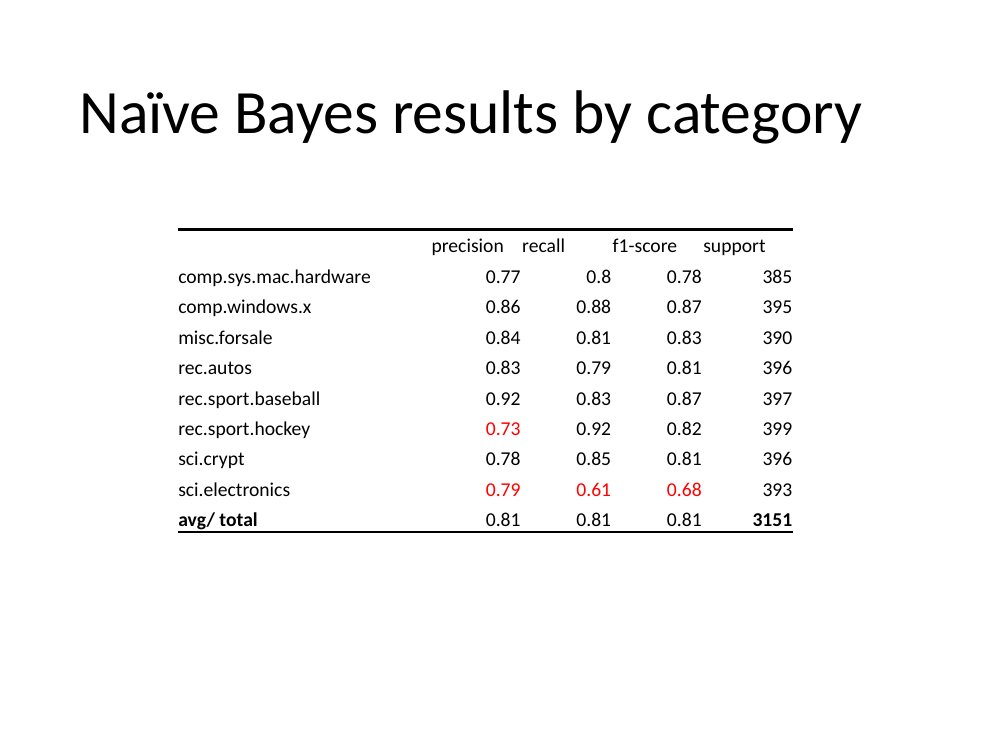
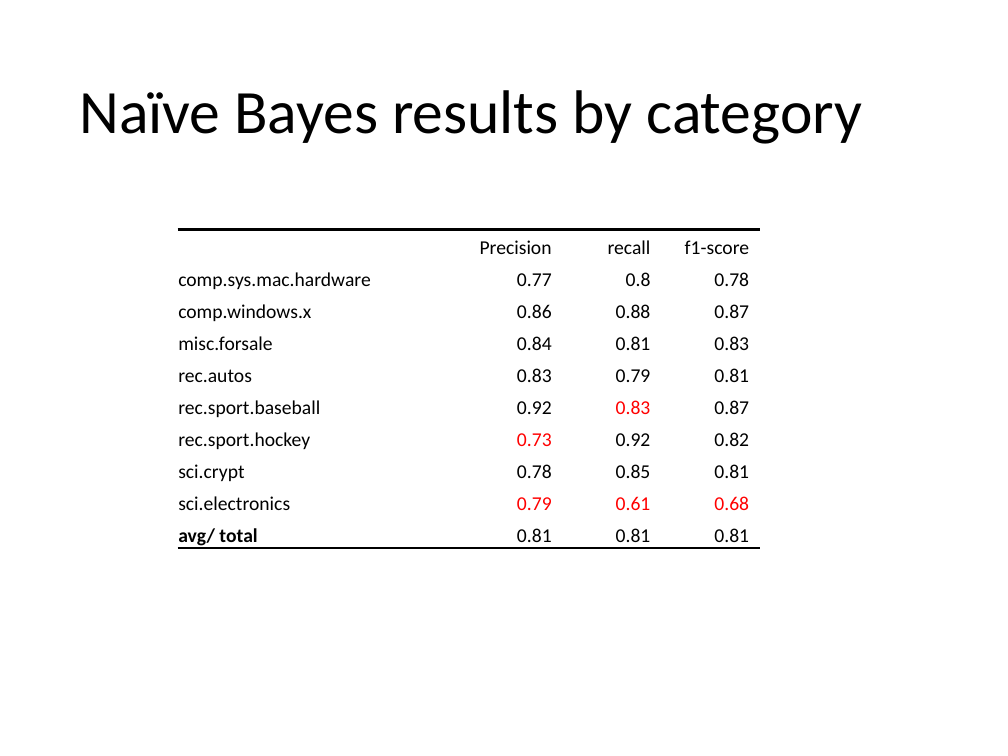
Before and after one commit to MartinOdendaal/Thinkful_Capstone_Supervised, a slide deck: slide 8 of Capstone 2.pptx. Drawn at 1008x756 pixels with LibreOffice and Linux fonts; fonts in the diff are those of the drawing. Boxes give left, top, right and bottom in pixels: in the first picture for what was removed or moved away, otherwise in the second. Text is boxed around its words. In the diff, an @@ line names an element or a change of style, - is before the commit and + after.

```diff
--- a/Capstone 2.pptx
+++ b/Capstone 2.pptx
@@ table at [177,230,760,552] @@
-row 1, column 2: precision
+row 1, column 2: Precision
-row 1, column 5: support
+row 1, column 5: 
-row 2, column 5: 385
+row 2, column 5: 
-row 3, column 5: 395
+row 3, column 5: 
-row 4, column 5: 390
+row 4, column 5: 
-row 5, column 5: 396
+row 5, column 5: 
-row 6, column 5: 397
+row 6, column 5: 
-row 7, column 5: 399
+row 7, column 5: 
-row 8, column 5: 396
+row 8, column 5: 
-row 9, column 5: 393
+row 9, column 5: 
-row 10, column 5: 3151
+row 10, column 5: 
@@ text colour #000000 to #FF0000 in "0.83" @@
@@ alignment left to right @@
@@ table: place and size @@
-table at [177,230,793,536]
+table at [177,230,760,552]
```
Also in this commit, not shown: 9 other slides changed, 2 slides added.
